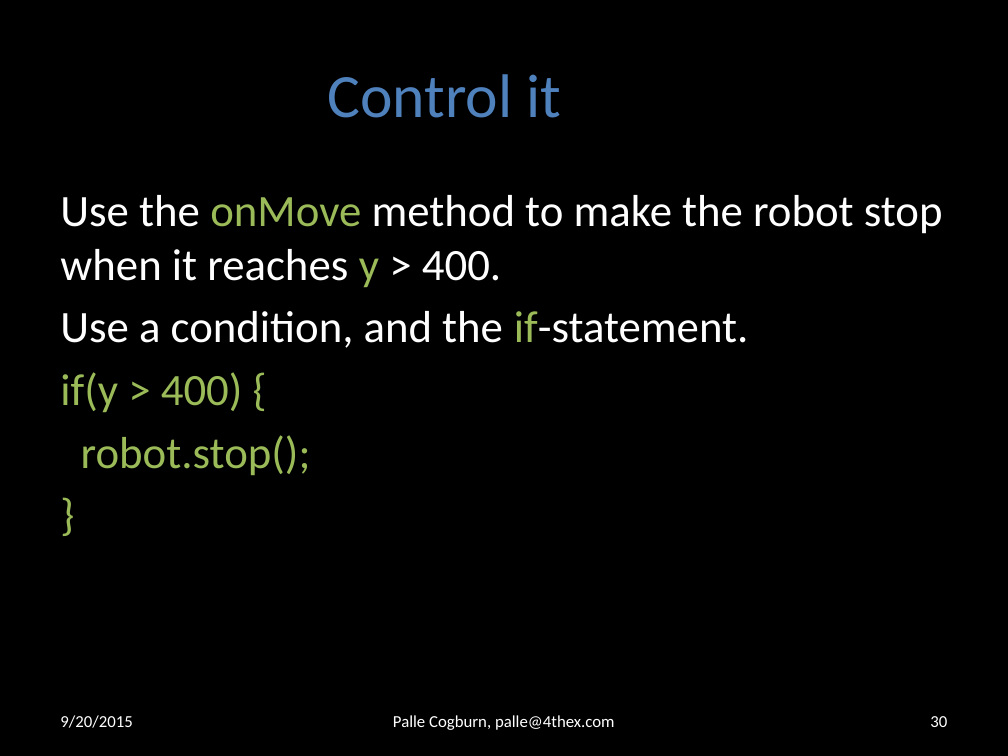
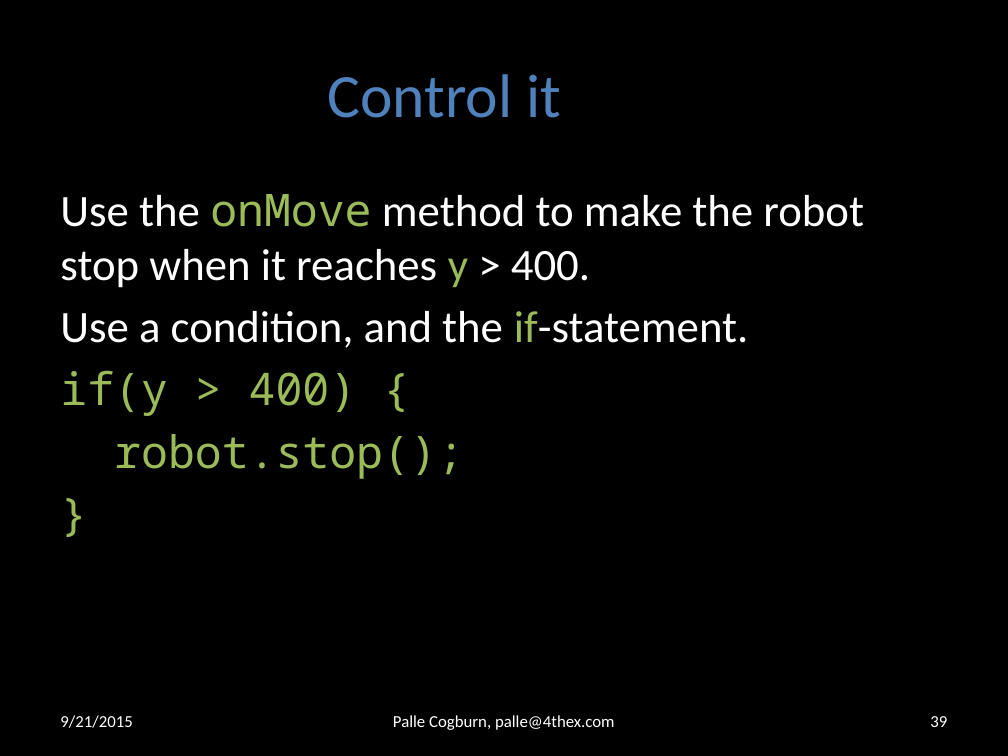
Before and after one commit to 4thex/JSRobot, a slide deck: slide 39 of doc/Computer Programming 1.pptx (slide 30 before the commit). Drawn at 1008x756 pixels with LibreOffice and Linux fonts; fonts in the diff are those of the drawing; background and template pictures are left out. Boxes give left, top, right and bottom in pixels: in the first picture for what was removed or moved away, otherwise in the second. Text is boxed around its words. In the diff, an @@ line names an element or a change of style, - is before the commit and + after.

```diff
--- a/doc/Computer Programming 1.pptx
+++ b/doc/Computer Programming 1.pptx
@@ text at (60, 194, 864, 479): font Calibri to Noto Sans Mono in "onMove", "if(y > 400) {", "robot.stop();", "}" @@
@@ text at (60, 715, 132, 728): text changed @@
-9/20/2015
+9/21/2015
@@ page number at (930, 716, 947, 727): text changed @@
-30
+39
```
Also in this commit, not shown: 29 other slides changed, 9 slides added, 1 other file.
